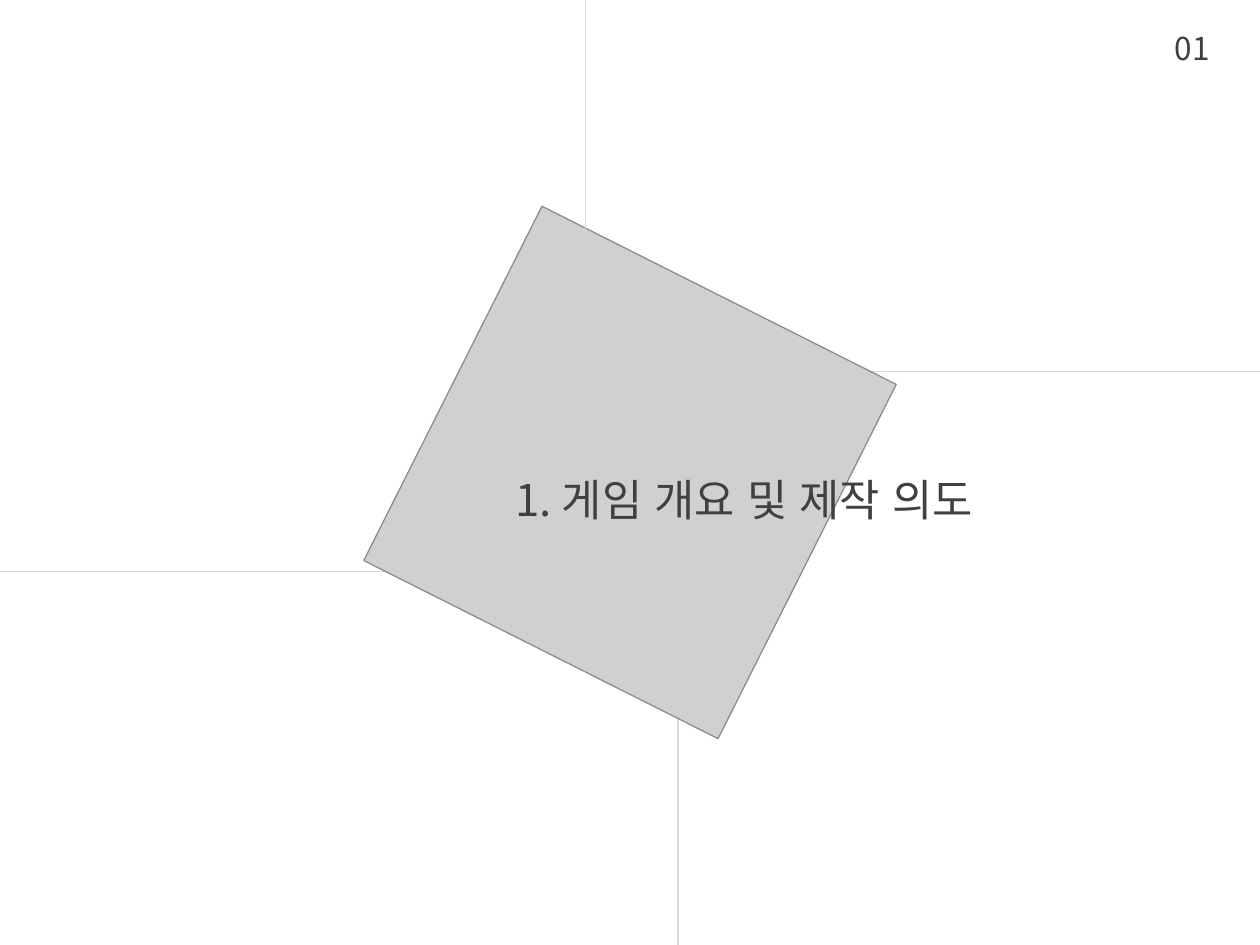
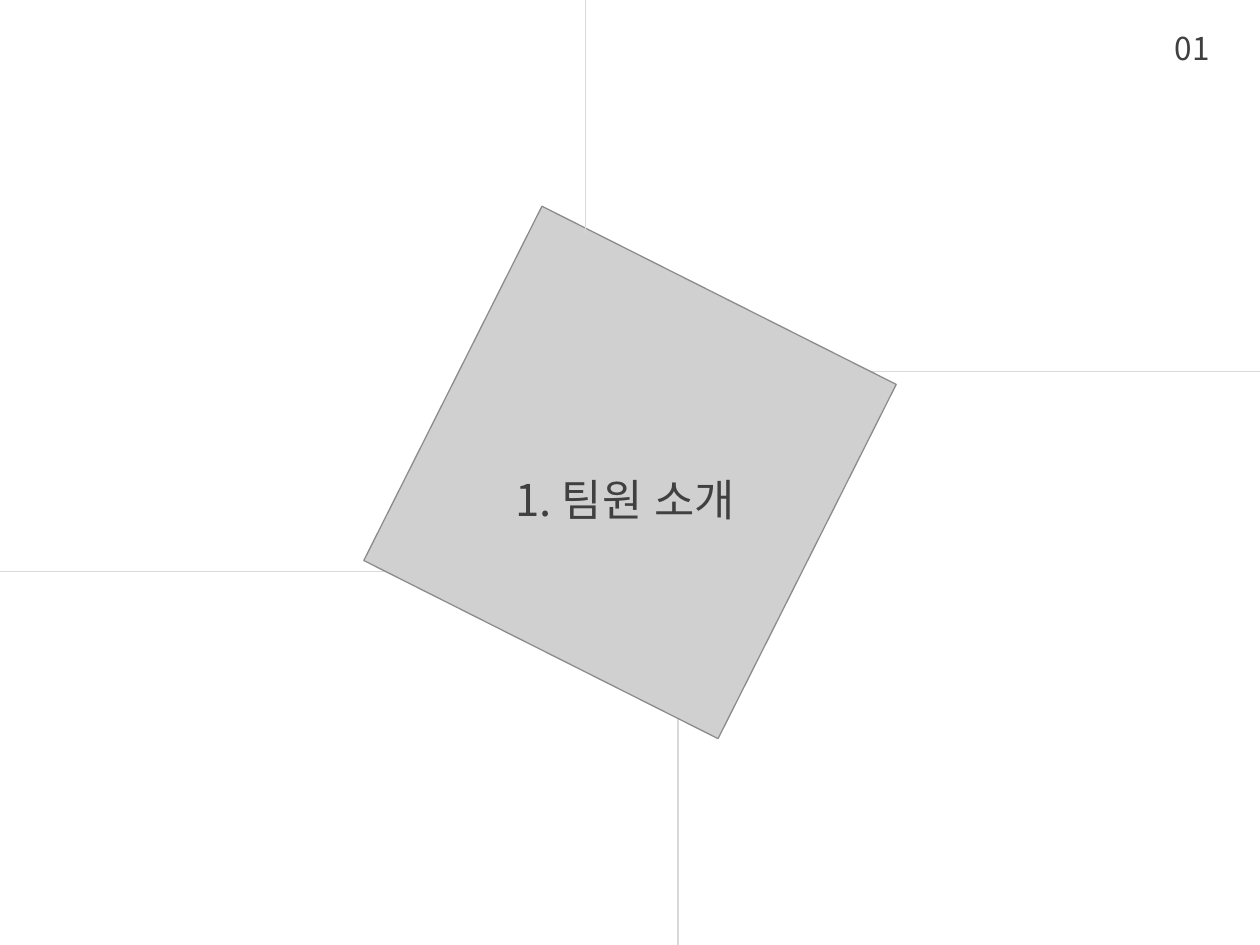
Before and after one commit to lge920904/planning_contest, a slide deck: slide 3 of tortuga bay 1.pptx (slide 4 before the commit). Drawn at 1260x945 pixels with LibreOffice and Linux fonts; fonts in the diff are those of the drawing; grey boxes stand for pictures; background and template pictures are left out. Boxes give left, top, right and bottom in pixels: in the first picture for what was removed or moved away, otherwise in the second. Text is boxed around its words. In the diff, an @@ line names an element or a change of style, - is before the commit and + after.

```diff
--- a/tortuga bay 1.pptx
+++ b/tortuga bay 1.pptx
@@ text at bbox=[516, 480, 734, 520]: text changed @@
-1. 게임 개요 및 제작 의도
+1. 팀원 소개
```
Also in this commit, not shown: 4 other slides changed, 13 slides added, 1 slide removed, 2 other files.
